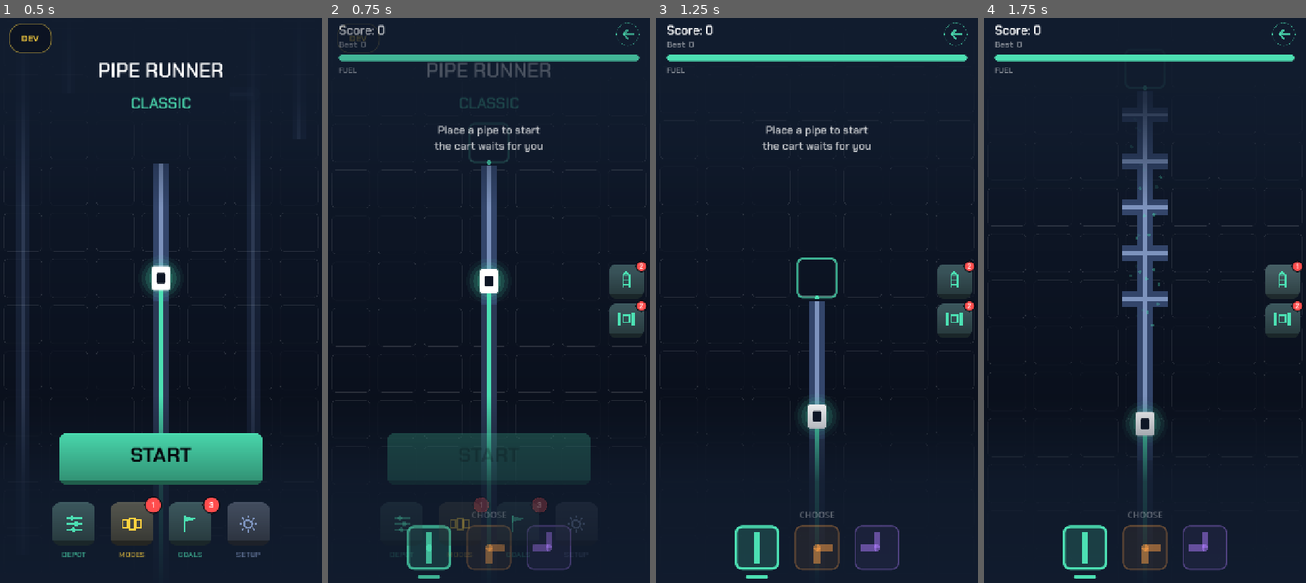
Above: before the commit, frames 1-4 (left to right).
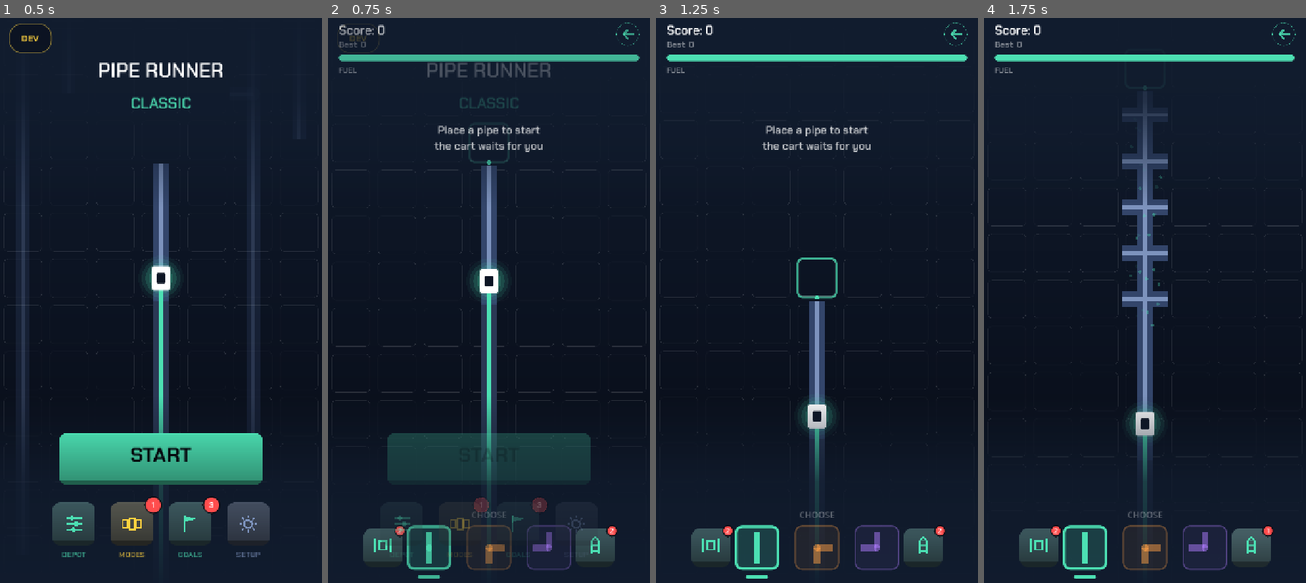
Above: after the commit, the same moments.

Repository: aznoran/piperunner
Game: Godot game, scene res://scenes/Main.tscn
Same seed, same stepped clock (60 frames per second), same inputs: the game is played once before the commit and once after it.
Inputs:
- Up to frame 1 (0.5 s): no input
- Up to frame 2 (0.75 s): click "START" at 0.5 s
- Up to frame 3 (1.25 s): no input
- Up to frame 4 (1.75 s): click "2" at 1.25 s

Frame 1 is identical in both runs. In frame 2, 2.6% of the frame differs, in the area x 10-99%, y 43-97%; in frame 3, 2.6%; in frame 4, 2.6%.

Commit message:
Put the power keys either side of the shape strip
They lived down the right-hand edge, a long way from the only other
thing anybody touches during a run. Flanking the strip puts every
control in one band across the bottom of the screen: the shapes in the
middle, a power-up on each side, nothing to reach for.

They are placed against the strip's own slots rather than a guess at
them, so they line up with the row however wide the offer is and
however far the cells have been squeezed on a narrow phone, and they
move with it — the row is rebuilt on every deal. A key matches the slot
size within limits, since on a wide screen a key the size of a slot
would be a dinner plate. More than two power-ups would stack outward
alternately rather than land on top of each other.

The first attempt did nothing at all and the positions said why: the
keys were still in a VBoxContainer, which laid them out again and threw
every position away. A container cannot hold something placed by hand.

Co-Authored-By: Claude Opus 5 (1M context) <noreply@anthropic.com>
Claude-Session: https://claude.ai/code/session_01CFYbRtdtb1UhkaJakFte7B

Diff:
--- a/scripts/hud.gd
+++ b/scripts/hud.gd
@@ -21,7 +21,10 @@
 
 ## Size of a power-up key and how far it sits off the edge.
 const POWER_SIZE := 78.0
-const POWER_MARGIN := 14.0
+## What a key may shrink or grow to when it is matched to a shape slot.
+const POWER_MIN := 52.0
+const POWER_MAX := 86.0
+const POWER_MARGIN := 10.0
 ## The bar's key face and the 9-patch inset that keeps its corners crisp — the
 ## same numbers the menu uses, because it is the same button.
 const KEY_FACE := "res://art/ui/tab_face.png"
@@ -29,7 +32,7 @@
 const KEY_LIP := 6.0
 
 var _face: Texture2D
-var _power_bar: VBoxContainer
+var _power_bar: Control
 var _power_keys: Dictionary = {}
 ## True while the brake read-out has the combo label.
 var _braking: bool = false
@@ -99,19 +102,18 @@
 ## The power-up keys, down the right-hand edge where a thumb already is and
 ## nothing else lives. Built once; only their counts change after that.
 func _build_powers() -> void:
-	_power_bar = VBoxContainer.new()
+	# A plain Control, not a container: the keys are placed against the shape
+	# strip by `place_powers`, and a container would lay them out again and
+	# throw those positions away.
+	_power_bar = Control.new()
 	_power_bar.name = "Powers"
-	_power_bar.add_theme_constant_override("separation", 10)
-	_power_bar.set_anchors_preset(Control.PRESET_CENTER_RIGHT)
-	_power_bar.grow_horizontal = Control.GROW_DIRECTION_BEGIN
-	_power_bar.grow_vertical = Control.GROW_DIRECTION_BOTH
-	_power_bar.offset_right = -POWER_MARGIN
+	_power_bar.mouse_filter = Control.MOUSE_FILTER_IGNORE
 	add_child(_power_bar)
 
 	_face = load(KEY_FACE)
 	for power in PowerUps.catalogue():
 		var key := Button.new()
-		key.custom_minimum_size = Vector2(POWER_SIZE, POWER_SIZE)
+		key.size = Vector2(POWER_SIZE, POWER_SIZE)
 		key.focus_mode = Control.FOCUS_NONE
 		key.pressed.connect(func() -> void: power_used.emit(power.id))
 		_power_bar.add_child(key)
@@ -122,11 +124,8 @@
 		var mark := TabIcon.new()
 		mark.name = "Mark"
 		mark.kind = power.icon
-		mark.set_anchors_preset(Control.PRESET_FULL_RECT)
-		mark.offset_left = POWER_SIZE * 0.22
-		mark.offset_top = POWER_SIZE * 0.18
-		mark.offset_right = -POWER_SIZE * 0.22
-		mark.offset_bottom = -POWER_SIZE * 0.3
+		mark.position = Vector2(POWER_SIZE * 0.22, POWER_SIZE * 0.18)
+		mark.size = Vector2(POWER_SIZE * 0.56, POWER_SIZE * 0.52)
 		mark.mouse_filter = Control.MOUSE_FILTER_IGNORE
 		key.add_child(mark)
 
@@ -136,15 +135,76 @@
 		badge.add_theme_font_size_override("font_size", 16)
 		badge.horizontal_alignment = HORIZONTAL_ALIGNMENT_CENTER
 		badge.vertical_alignment = VERTICAL_ALIGNMENT_CENTER
-		badge.custom_minimum_size = Vector2(26, 26)
-		badge.set_anchors_preset(Control.PRESET_TOP_RIGHT)
-		badge.offset_left = -18.0
-		badge.offset_top = -8.0
-		badge.offset_right = 8.0
-		badge.offset_bottom = 18.0
+		badge.size = Vector2(26, 26)
+		badge.position = Vector2(POWER_SIZE - 18.0, -8.0)
 		badge.mouse_filter = Control.MOUSE_FILTER_IGNORE
 		key.add_child(badge)
 		_power_keys[String(power.id)] = key
+
+
+## Sits the keys either side of the shape strip, which is where the thumb
+## already is.
+##
+## They used to live down the right-hand edge, a long way from the only other
+## thing anybody touches during a run. Flanking the strip puts every control in
+## one band across the bottom of the screen: the shapes in the middle, a
+## power-up on each side, nothing to reach for.
+##
+## Given the strip's own slots rather than a guess at them, so the keys line up
+## with the row however wide the offer is or however small the cells have been
+## squeezed on a narrow phone.
+func place_powers(slots: Array[Rect2]) -> void:
+	if _power_bar == null or slots.is_empty():
+		return
+	var leftmost: Rect2 = slots[0]
+	var rightmost: Rect2 = slots[slots.size() - 1]
+	for rect: Rect2 in slots:
+		if rect.position.x < leftmost.position.x:
+			leftmost = rect
+		if rect.end.x > rightmost.end.x:
+			rightmost = rect
+
+	# Matched to the slots so the band reads as one row, within reason: on a
+	# wide screen a key the size of a slot would be a dinner plate.
+	var side: float = clampf(leftmost.size.y, POWER_MIN, POWER_MAX)
+	var middle: float = leftmost.position.y + leftmost.size.y * 0.5
+	# The HUD is a layer, not a control, so the width comes from the viewport.
+	var wide: float = get_viewport().get_visible_rect().size.x
+
+	var index := 0
+	for power in PowerUps.catalogue():
+		var key: Button = _power_keys.get(String(power.id))
+		if key == null:
+			continue
+		key.size = Vector2(side, side)
+		# Alternating outward, so a third power-up would stack beside the first
+		# rather than land on top of it.
+		var rank: int = index / 2
+		var step: float = side + POWER_MARGIN
+		var x: float
+		if index % 2 == 0:
+			x = rightmost.end.x + POWER_MARGIN + step * float(rank)
+			# Nowhere to put it: tuck it against the edge rather than off it.
+			if x + side > wide:
+				x = maxf(wide - side - 2.0, rightmost.end.x + 2.0)
+		else:
+			x = leftmost.position.x - POWER_MARGIN - side - step * float(rank)
+			if x < 0.0:
+				x = minf(2.0, leftmost.position.x - side - 2.0)
+		key.position = Vector2(x, middle - side * 0.5)
+		_resize_key_face(key, side)
+		index += 1
+
+
+## The icon and the count follow the key's size, which the strip decides.
+func _resize_key_face(key: Button, side: float) -> void:
+	var mark: TabIcon = key.get_node_or_null("Mark")
+	if mark != null:
+		mark.position = Vector2(side * 0.22, side * 0.18)
+		mark.size = Vector2(side * 0.56, side * 0.52)
+	var badge: Label = key.get_node_or_null("Count")
+	if badge != null:
+		badge.position = Vector2(side - 18.0, -8.0)
 
 
 ## Repaints the keys from what the player owns. A power-up with nothing left is
--- a/scripts/main.gd
+++ b/scripts/main.gd
@@ -1013,8 +1013,12 @@
 	if _blocks == null:
 		return
 	_blocks.refresh()
-	_input.offer_rects = _blocks.tap_targets()
+	var targets := _blocks.tap_targets()
+	_input.offer_rects = targets
 	_input.offer_strip_top = _blocks.strip_top()
+	# The power keys flank the strip, so they move whenever it does — which is
+	# every deal, since the row is rebuilt to fit whatever is on offer.
+	_hud.place_powers(targets)
 
 
 ## Marks the cell where the cart needs pipe next, and warns when the track is
